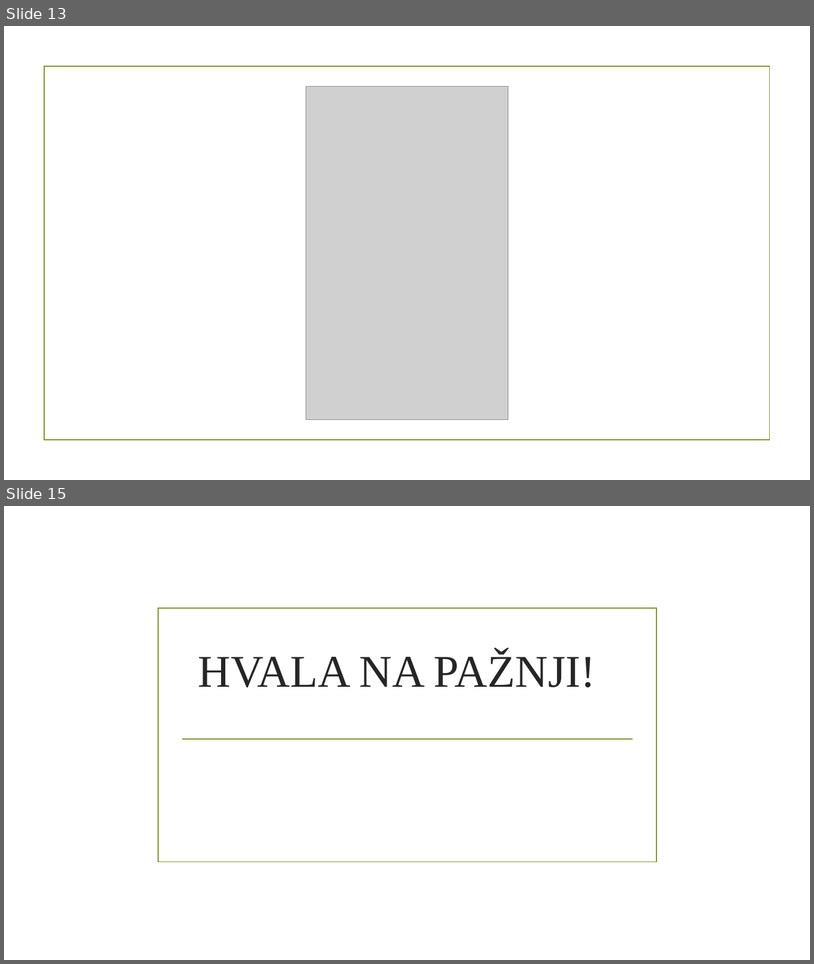
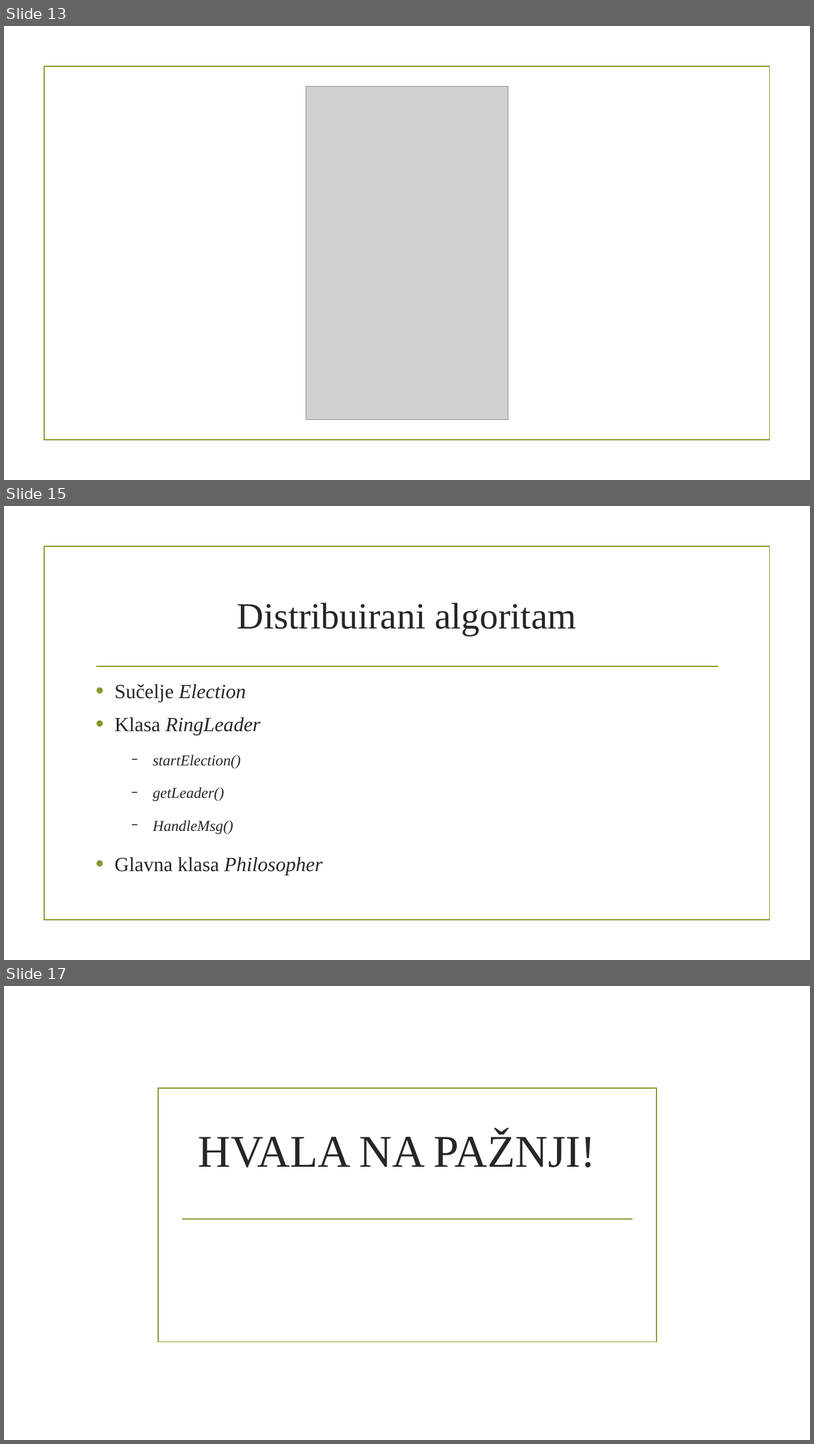
Before and after one commit to NikolaKasnar/Filozofi-koji-rucaju, a slide deck: Filozofi koji ručaju.pptx. Shown one above the other, each under a label of ours: slides 13 and 15 before the commit, slides 13, 15 and 17 after it; the slides between them are not shown. The pictures are 814x964 and 814x1444 pixels, drawn with LibreOffice and Linux fonts; fonts in the diff are those of the drawing; grey boxes stand for pictures; background and template pictures are left out. Boxes give left, top, right and bottom in pixels: in the first picture for what was removed or moved away, otherwise in the second. Text is boxed around its words. In the diff, an @@ line names an element or a change of style, - is before the commit and + after.

```diff
--- a/Filozofi koji ručaju.pptx
+++ b/Filozofi koji ručaju.pptx
@@ slide 15 added at [4, 506, 810, 960], background picture (left out); not listed: 1 template element that a slide beside it also shows @@
@@ title added at [237, 603, 576, 636], 44 pt, text #262626 @@
+Distribuirani algoritam
@@ line added from (96, 666) to (719, 666), #83992A 1.25 pt @@
@@ text added at [114, 684, 323, 874], 24 pt, text #262626, italic @@
+• Sučelje Election
+• Klasa RingLeader
+  − startElection()
+  − getLeader()
+  − HandleMsg()
+• Glavna klasa Philosopher
@@ what was slide 15 is now slide 17 @@
```
Also in this commit, not shown: 1 slide changed, 1 other slide added, 17 other files.
